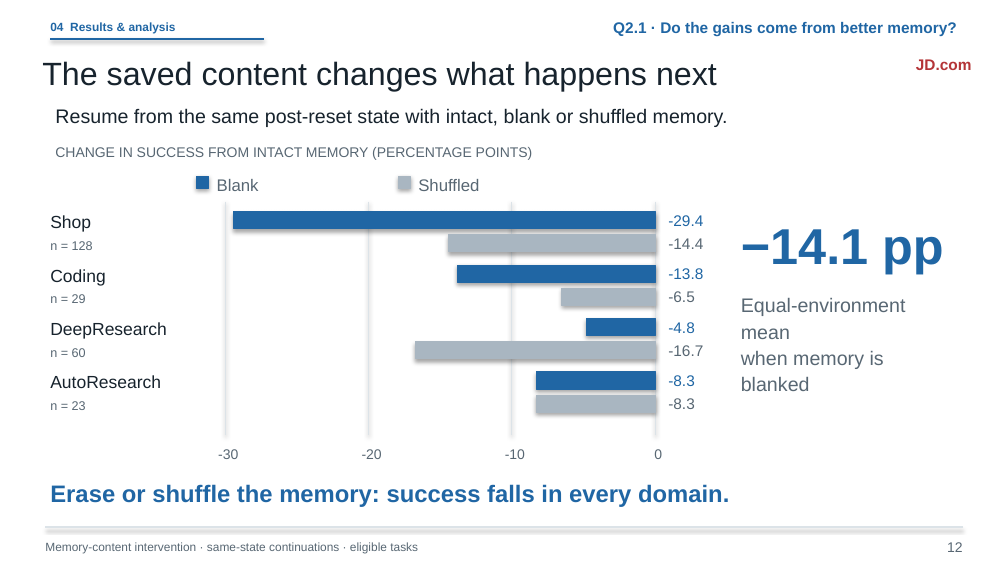
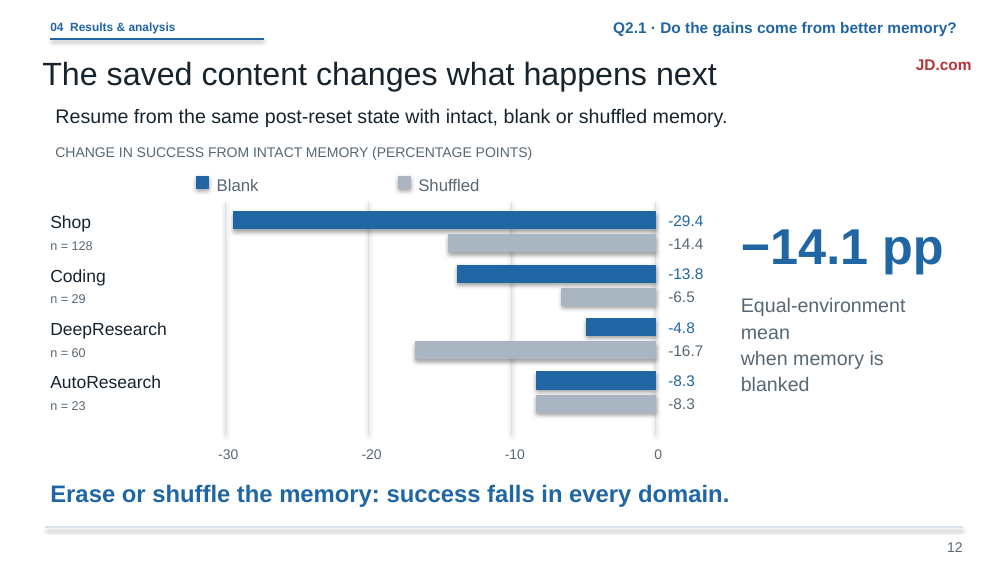
Before and after one commit to liruiluo/agentmemorygym, a slide deck: slide 12 of assets/slides/coding-agent-memory-post-training-slides.pptx. Drawn at 1008x567 pixels with LibreOffice and Linux fonts; fonts in the diff are those of the drawing. Boxes give left, top, right and bottom in pixels: in the first picture for what was removed or moved away, otherwise in the second. Text is boxed around its words. In the diff, an @@ line names an element or a change of style, - is before the commit and + after.

```diff
--- a/assets/slides/coding-agent-memory-post-training-slides.pptx
+++ b/assets/slides/coding-agent-memory-post-training-slides.pptx
@@ text removed at [45, 542, 418, 554] @@
-Memory-content intervention · same-state continuations · eligible tasks
```
Also in this commit, not shown: 7 other slides changed, 9 other files.
